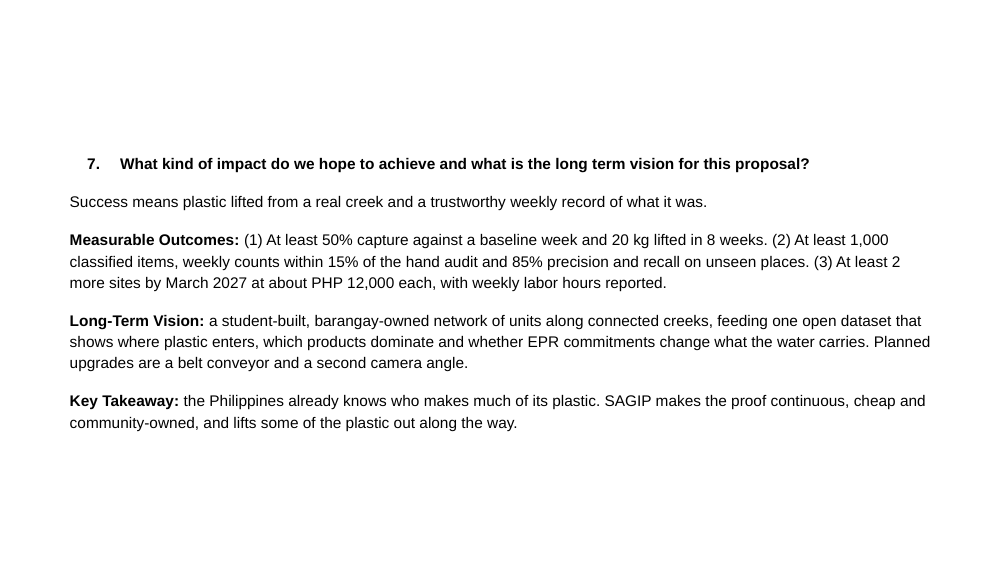
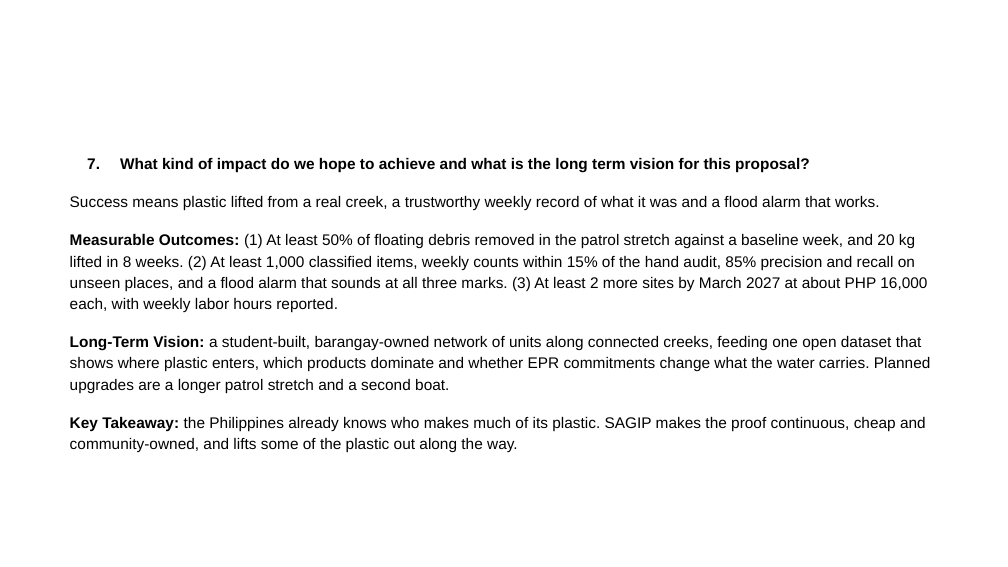
Before and after one commit to tmommu/research, a slide deck: slide 6 of sft_entry/SAGIP_SFT2026_Entry_PPT.pptx. Drawn at 1008x567 pixels with LibreOffice and Linux fonts; fonts in the diff are those of the drawing; background and template pictures are left out. Boxes give left, top, right and bottom in pixels: in the first picture for what was removed or moved away, otherwise in the second. Text is boxed around its words. In the diff, an @@ line names an element or a change of style, - is before the commit and + after.

```diff
--- a/sft_entry/SAGIP_SFT2026_Entry_PPT.pptx
+++ b/sft_entry/SAGIP_SFT2026_Entry_PPT.pptx
@@ text at [70,196,931,393]: text changed @@
-Success means plastic lifted from a real creek and a trustworthy weekly record of what it was.
-Measurable Outcomes: (1) At least 50% capture against a baseline week and 20 kg lifted in 8 weeks. (2) At least 1,000 classified items, weekly counts within 15% of the hand audit and 85% precision and recall on unseen places. (3) At least 2 more sites by March 2027 at about PHP 12,000 each, with weekly labor hours reported.
-Long-Term Vision: a student-built, barangay-owned network of units along connected creeks, feeding one open dataset that shows where plastic enters, which products dominate and whether EPR commitments change what the water carries. Planned upgrades are a belt conveyor and a second camera angle.
+Success means plastic lifted from a real creek, a trustworthy weekly record of what it was and a flood alarm that works.
+Measurable Outcomes: (1) At least 50% of floating debris removed in the patrol stretch against a baseline week, and 20 kg lifted in 8 weeks. (2) At least 1,000 classified items, weekly counts within 15% of the hand audit, 85% precision and recall on unseen places, and a flood alarm that sounds at all three marks. (3) At least 2 more sites by March 2027 at about PHP 16,000 each, with weekly labor hours reported.
+Long-Term Vision: a student-built, barangay-owned network of units along connected creeks, feeding one open dataset that shows where plastic enters, which products dominate and whether EPR commitments change what the water carries. Planned upgrades are a longer patrol stretch and a second boat.
```
Also in this commit, not shown: 5 other slides changed, 20 other files.
